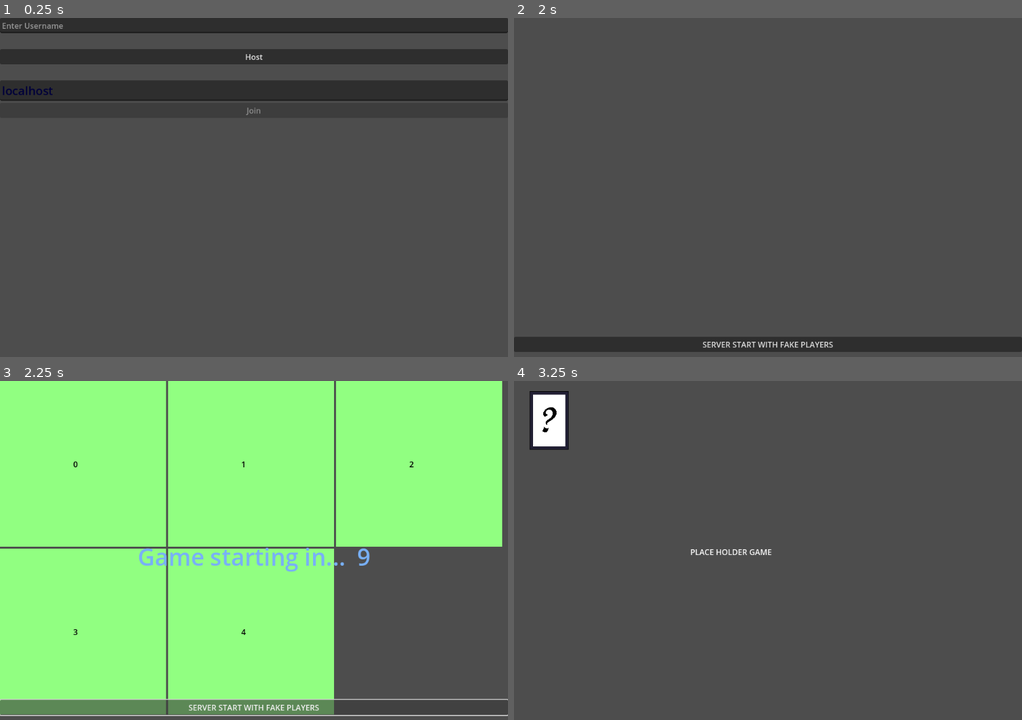
Above: before the commit, frames 1-4 (two rows, left to right).
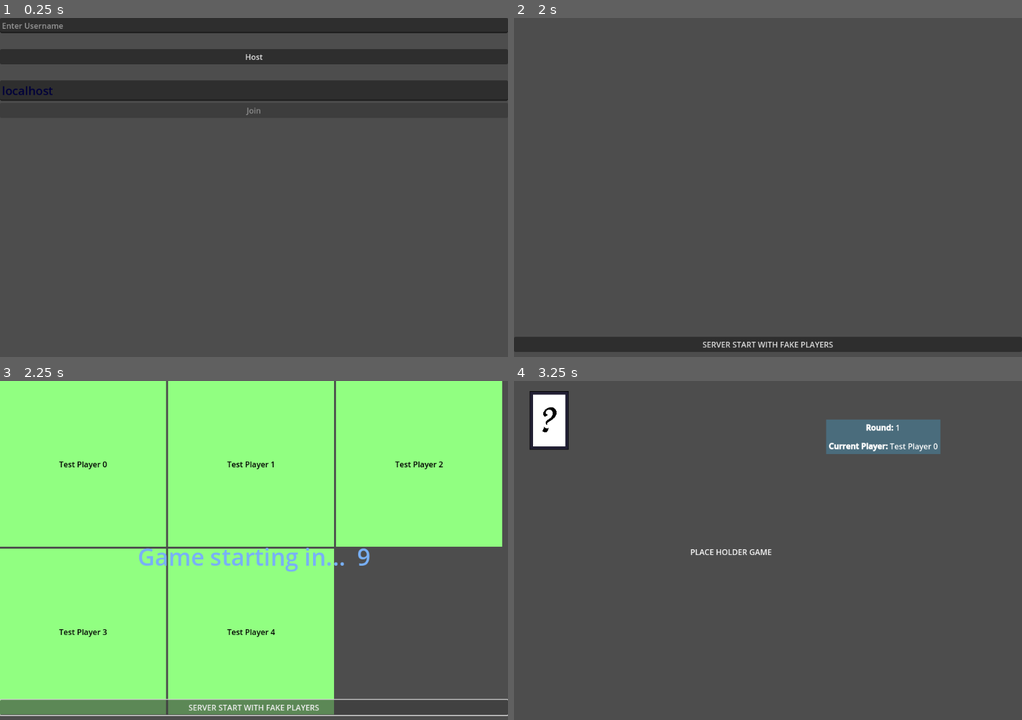
Above: after the commit, the same moments.

Repository: davidzywiec/mp-hot-rum
Game: Godot game, scene res://scenes/menu/main_menu.tscn
Same seed, same stepped clock (60 frames per second), same inputs: the game is played once before the commit and once after it.
Inputs (mouse positions are in pixels of both pictures, inside the frame that each line leads up to):
- Up to frame 1 (0.25 s): no input
- Up to frame 2 (2 s): click (768, 24) at 0.52 s; type "Alex" at 0.6 s; click "Host" at 1.25 s
- Up to frame 3 (2.25 s): click "SERVER START WITH FAKE PLAYERS" at 2 s
- Up to frame 4 (3.25 s): no input

Frames 1-2 are identical in both runs. In frame 3, 0.5% of the frame differs, in the area x 11-88%, y 23-76%; in frame 4, 2.3%, in the area x 61-84%, y 11-22%.

Commit message:
feat(game): Round and Game UI Start

Diff:
--- /dev/null
+++ b/Themes/GameUI.tres
@@ -0,0 +1,8 @@
+[gd_resource type="Theme" format=3 uid="uid://ddgkq8lj3umuh"]
+
+[resource]
+MarginContainer/constants/margin_bottom = 5
+MarginContainer/constants/margin_left = 5
+MarginContainer/constants/margin_right = 5
+MarginContainer/constants/margin_top = 5
+VBoxContainer/constants/separation = 5
--- a/autoload/GameManager.gd
+++ b/autoload/GameManager.gd
@@ -2,14 +2,66 @@
 
 var host_flag : bool = false
 var deck
+var ruleset : Ruleset
+#Player registries
+var players = {} # key: peer_id, value: player_data
+var player_order : Array = [] # ordered list of peer_ids for turn management
+var current_player_index : int = 0
+var starting_player_index : int = 0
+var round_number : int = 1
 
+#Load ruleset from file
+func start_game(ruleset_path : String = "res://data/rulesets/default_ruleset.json") -> void:
+	var ruleset_loader := RulesetLoader.new()
+	var loaded_ruleset := ruleset_loader.load_ruleset(ruleset_path)
+	if loaded_ruleset != null:
+		ruleset = loaded_ruleset
+		create_deck(players.size())
+		SignalManager.round_updated.emit(round_number, get_player_name(starting_player_index))
 
-#Server/Game Manager Actions
+	else:
+		printerr("Error loading ruleset: %s" % ruleset_loader.last_error)
+
 
 #Create deck for the players based on player count
 func create_deck(players: int) -> void:
 	deck = Deck.new(players)
+	print("Deck created for %d players." % players)
 
 #Create hand for each player based on the hand count for that round
 func deal_hand(round: int) -> void:
-	pass
+	pass #TODO: deal hands to players at round start
+
+func reset_hands() -> void:
+	pass #TODO: reset player hands at round start
+
+func get_player_name(index: int) -> String:
+	var peer_id = player_order[index].peer_id
+	if players.has(peer_id):
+		return players[peer_id].name
+
+	return "unknown"
+
+func load_players(player_data: Dictionary) -> void:
+	players = player_data
+	player_order = []
+	for pid in players.keys():
+		player_order.append(players[pid])
+	for x in players.keys():
+		print("GameManager Loaded player: %s" % players[x].name)
+
+func increment_starting_player() -> void:
+	starting_player_index = (starting_player_index + 1) % player_order.size()
+	current_player_index = starting_player_index
+	print("Starting player changed to index %d (%s)" % [starting_player_index, get_player_name(starting_player_index)])
+
+func advance_to_next_player() -> void:
+	current_player_index = (current_player_index + 1) % player_order.size()
+	print("Current player advanced to index %d (%s)" % [current_player_index, get_player_name(current_player_index)])
+
+func advance_to_next_round() -> void:
+	round_number += 1
+	print("Advancing to round %d" % round_number)
+	SignalManager.round_updated.emit(round_number, get_player_name(current_player_index))
+	reset_hands()
+	deal_hand(round_number)
--- a/autoload/GameStateManager.gd
+++ b/autoload/GameStateManager.gd
@@ -79,3 +79,13 @@
 func send_host(new_host_peer_id: int) -> void:
 	rpc("receive_host", new_host_peer_id)
 	SignalManager.emit_signal("host_changed", new_host_peer_id)
+
+## --- Round Update Sync ---
+@rpc
+func receive_round_update(round: int, current_player_name: String) -> void:
+	print("🔄 Received round update: Round %d, Current Player: %s" % [round, current_player_name])
+	SignalManager.round_updated.emit(round, current_player_name)
+
+func send_round_update(round: int, current_player_name: String) -> void:
+	rpc("receive_round_update", round, current_player_name)
+	SignalManager.round_updated.emit(round, current_player_name)
--- a/autoload/SignalManager.gd
+++ b/autoload/SignalManager.gd
@@ -17,3 +17,6 @@
 signal change_scene(path: String)
 
 signal host_changed(peer_id: int)
+
+#Game Signals
+signal round_updated(round: int, current_player_name: String)
--- /dev/null
+++ b/scenes/game/GameUI.tscn
@@ -0,0 +1,73 @@
+[gd_scene load_steps=3 format=3 uid="uid://ch1dgmbxltdv8"]
+
+[ext_resource type="Script" uid="uid://dghdt6tbxbaex" path="res://scripts/game/game_ui.gd" id="1_kofqh"]
+[ext_resource type="Theme" uid="uid://ddgkq8lj3umuh" path="res://Themes/GameUI.tres" id="2_t5mpo"]
+
+[node name="GameUI" type="Control"]
+layout_mode = 3
+anchors_preset = 15
+anchor_right = 1.0
+anchor_bottom = 1.0
+grow_horizontal = 2
+grow_vertical = 2
+script = ExtResource("1_kofqh")
+
+[node name="RoundDataContainer" type="Control" parent="."]
+layout_mode = 1
+anchors_preset = 15
+anchor_right = 1.0
+anchor_bottom = 1.0
+grow_horizontal = 2
+grow_vertical = 2
+theme = ExtResource("2_t5mpo")
+
+[node name="MC" type="MarginContainer" parent="RoundDataContainer"]
+layout_mode = 1
+anchors_preset = 1
+anchor_left = 1.0
+anchor_right = 1.0
+offset_left = -78.0
+offset_bottom = 40.0
+grow_horizontal = 0
+theme = ExtResource("2_t5mpo")
+
+[node name="BackgroundContainer" type="ColorRect" parent="RoundDataContainer/MC"]
+layout_mode = 2
+theme = ExtResource("2_t5mpo")
+color = Color(0.264184, 0.701187, 0.914353, 0.305882)
+
+[node name="VBCRoundData" type="VBoxContainer" parent="RoundDataContainer/MC"]
+layout_mode = 2
+theme = ExtResource("2_t5mpo")
+
+[node name="RoundNumberContainer" type="MarginContainer" parent="RoundDataContainer/MC/VBCRoundData"]
+layout_mode = 2
+size_flags_vertical = 3
+theme = ExtResource("2_t5mpo")
+
+[node name="RoundNumber" type="RichTextLabel" parent="RoundDataContainer/MC/VBCRoundData/RoundNumberContainer"]
+layout_mode = 2
+theme = ExtResource("2_t5mpo")
+bbcode_enabled = true
+text = "Round: 0"
+fit_content = true
+scroll_active = false
+autowrap_mode = 0
+horizontal_alignment = 1
+vertical_alignment = 1
+
+[node name="CurrentPlayerContainer" type="MarginContainer" parent="RoundDataContainer/MC/VBCRoundData"]
+layout_mode = 2
+size_flags_vertical = 3
+theme = ExtResource("2_t5mpo")
+
+[node name="CurrentPlayer" type="RichTextLabel" parent="RoundDataContainer/MC/VBCRoundData/CurrentPlayerContainer"]
+layout_mode = 2
+theme = ExtResource("2_t5mpo")
+bbcode_enabled = true
+text = "Current Turn: Davey"
+fit_content = true
+scroll_active = false
+autowrap_mode = 0
+horizontal_alignment = 1
+vertical_alignment = 1
--- a/scenes/game/MainGame.tscn
+++ b/scenes/game/MainGame.tscn
@@ -1,6 +1,7 @@
-[gd_scene load_steps=2 format=3 uid="uid://cphp6eghcffai"]
+[gd_scene load_steps=3 format=3 uid="uid://cphp6eghcffai"]
 
 [ext_resource type="Texture2D" uid="uid://b38qwflnw0c0d" path="res://assets/sprites/Deck.png" id="1_a0tey"]
+[ext_resource type="PackedScene" uid="uid://ch1dgmbxltdv8" path="res://scenes/game/GameUI.tscn" id="2_ahvv7"]
 
 [node name="MainGame" type="Node2D"]
 
@@ -21,3 +22,18 @@
 [node name="Deck" type="Sprite2D" parent="."]
 position = Vector2(72, 81)
 texture = ExtResource("1_a0tey")
+
+[node name="UI" type="Control" parent="."]
+layout_mode = 3
+anchors_preset = 0
+offset_left = 838.0
+offset_top = 74.0
+offset_right = 878.0
+offset_bottom = 114.0
+size_flags_horizontal = 3
+size_flags_vertical = 3
+
+[node name="GameUI" parent="UI" instance=ExtResource("2_ahvv7")]
+layout_mode = 1
+size_flags_horizontal = 2
+size_flags_vertical = 3
--- /dev/null
+++ b/scripts/game/game_ui.gd
@@ -0,0 +1,23 @@
+extends Control
+
+@onready var round_number_label : RichTextLabel = $RoundDataContainer/MC/VBCRoundData/RoundNumberContainer/RoundNumber
+@onready var current_player_label : RichTextLabel = $RoundDataContainer/MC/VBCRoundData/CurrentPlayerContainer/CurrentPlayer
+
+func _ready() -> void:
+	SignalManager.round_updated.connect(update_round_ui)
+	pull_round_ui()
+
+
+func pull_round_ui() -> void:
+	var round = GameManager.round_number
+	var current_player_name = GameManager.get_player_name(GameManager.current_player_index)
+	update_round_ui(round, current_player_name)
+
+
+func update_round_ui(round: int, current_player_name: String) -> void:
+	print("Updating round UI: Round %d, Current Player: %s" % [round, current_player_name])
+	round_number_label.clear()
+	round_number_label.parse_bbcode("[b]Round: [/b]%d" % round)
+
+	current_player_label.clear()
+	current_player_label.parse_bbcode("[b]Current Player: [/b]%s" % current_player_name)
--- a/scripts/network/ServerHandler.gd
+++ b/scripts/network/ServerHandler.gd
@@ -127,17 +127,26 @@
 		var t := get_tree().create_timer(float(seconds), false)
 		t.timeout.connect(func ():
 			print("💻 Countdown finished — ordering scene change")
+			start_game()
 			Game_State_Manager.send_change_scene(GAME_SCENE_PATH)
-			GameManager.create_deck(players.size())
 		)
 	else:
 		print("💻 Server stopping countdown to start game!")
 		# Optional: if you add a 'cancel' path, you can broadcast a stop here
 		Game_State_Manager.send_toggle_countdown(false)
 
+#Start the game with the current default rule set
+func start_game() -> void:
+	print("💻 Server loading players into game.")
+	GameManager.load_players(players)
+	print("💻 Server starting game with default ruleset.")
+	GameManager.start_game()
+	Game_State_Manager.send_round_update(GameManager.round_number, GameManager.get_player_name(GameManager.current_player_index))
+
+# for testing: Create fake players and start countdown
 func create_fake_game() -> void:
 	#Create 5 fake players and set them to ready.
 	for i in range(5):
-		register_player(str(i), i+10)
+		register_player("Test Player " + str(i), i+10)
 		register_ready_flag(i+10, true)
 	_toggle_countdown(true, 1)
Not shown, added: scripts/game/game_ui.gd.uid
